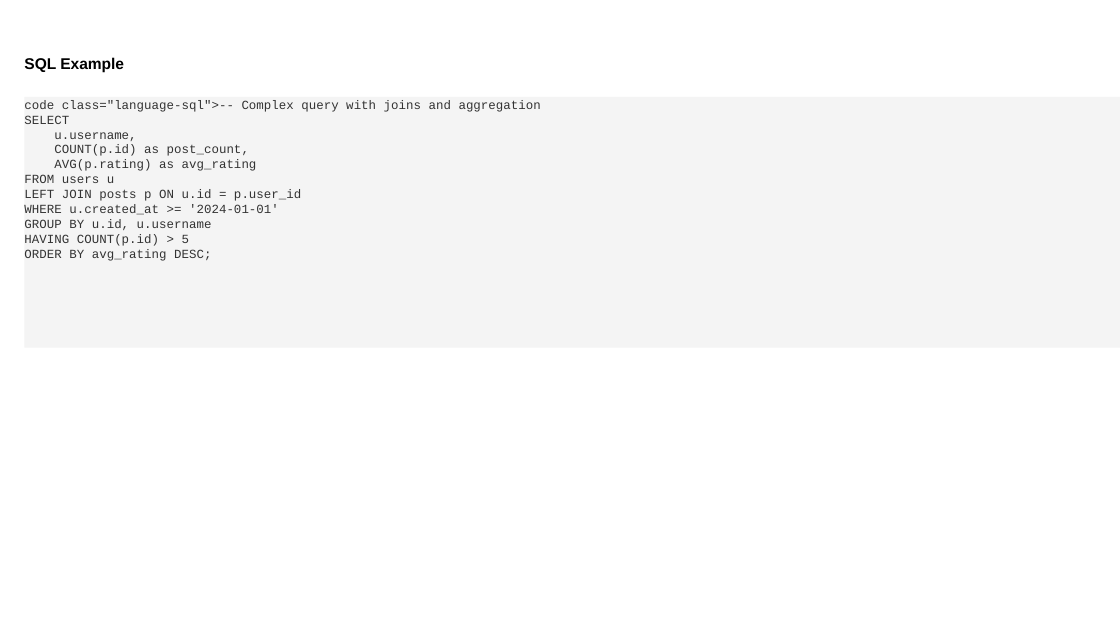
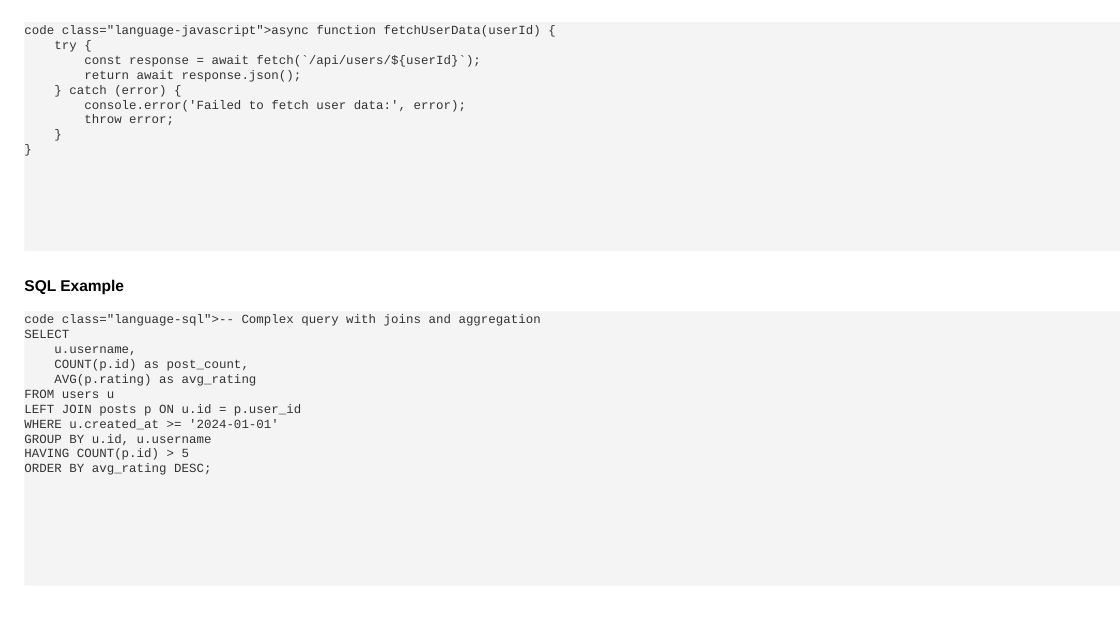
Before and after one commit to louisazhou/slidegenerator, a slide deck: slide 7 of output/comprehensive_demo_default.pptx (slide 6 before the commit). Drawn at 1120x630 pixels with LibreOffice and Linux fonts; fonts in the diff are those of the drawing. Boxes give left, top, right and bottom in pixels: in the first picture for what was removed or moved away, otherwise in the second. Text is boxed around its words. In the diff, an @@ line names an element or a change of style, - is before the commit and + after.

```diff
--- a/output/comprehensive_demo_default.pptx
+++ b/output/comprehensive_demo_default.pptx
@@ rectangle added at (25, 22, 1120, 251), fill #F4F4F4, 8 pt, text #333333 @@
+code class="language-javascript">async function fetchUserData(userId) {
+try {
+const response = await fetch(`/api/users/${userId}`);
+return await response.json();
+} catch (error) {
+console.error('Failed to fetch user data:', error);
+throw error;
+}
+}
@@ text "SQL Example": place and size @@
-text "SQL Example" at (24, 57, 124, 73)
+text "SQL Example" at (24, 279, 124, 294)
@@ text "SQL Example" at (24, 279, 124, 294): less space between paragraphs @@
@@ rectangle "code class="language-sql">-- Complex query with ...": place and size @@
-rectangle "code class="language-sql">-- Complex query with ..." at (25, 96, 1120, 347)
+rectangle "code class="language-sql">-- Complex query with ..." at (25, 311, 1120, 586)
```
Also in this commit, not shown: 19 other slides changed, 3 slides added, 1 slide removed, 10 other files.
